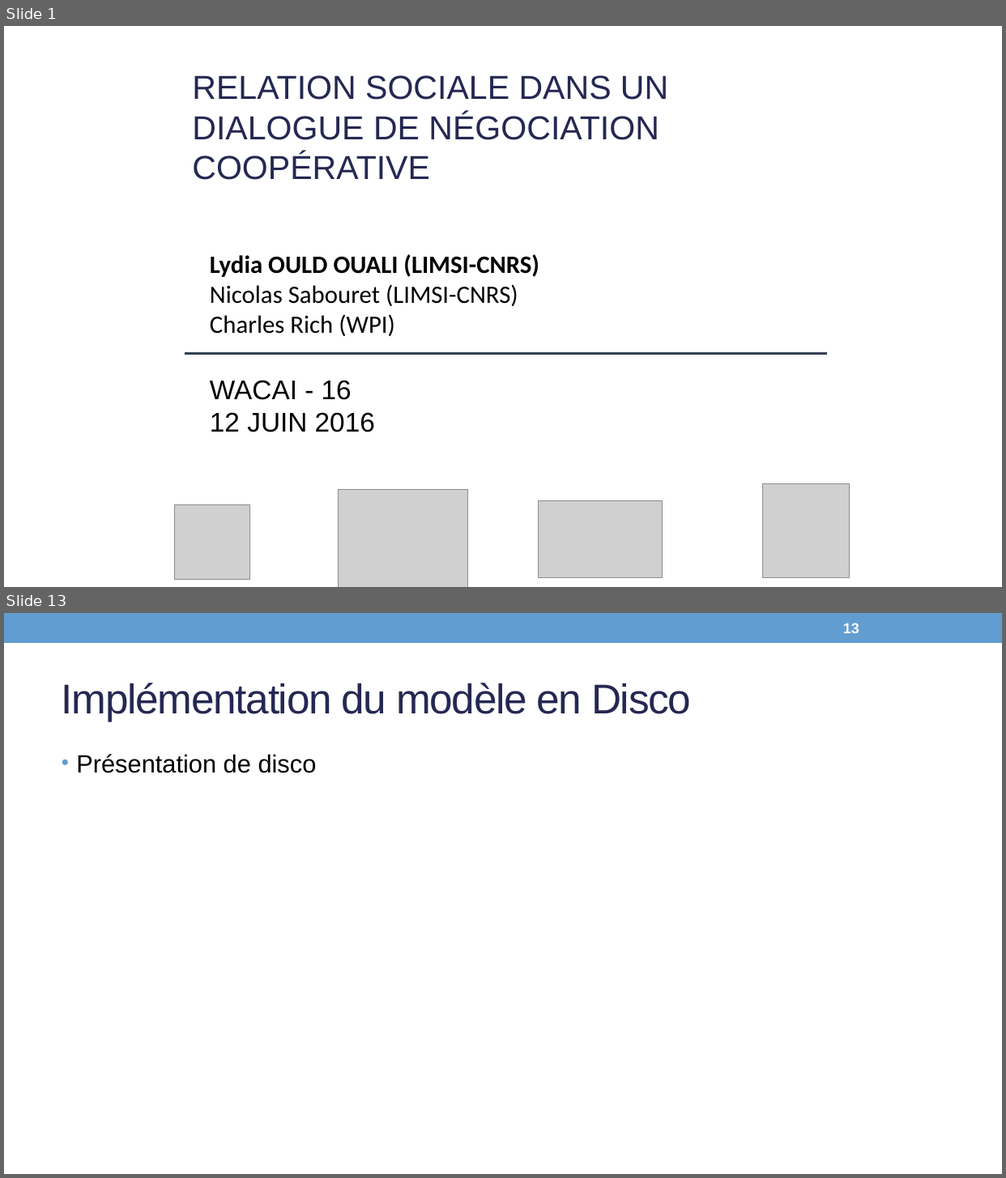
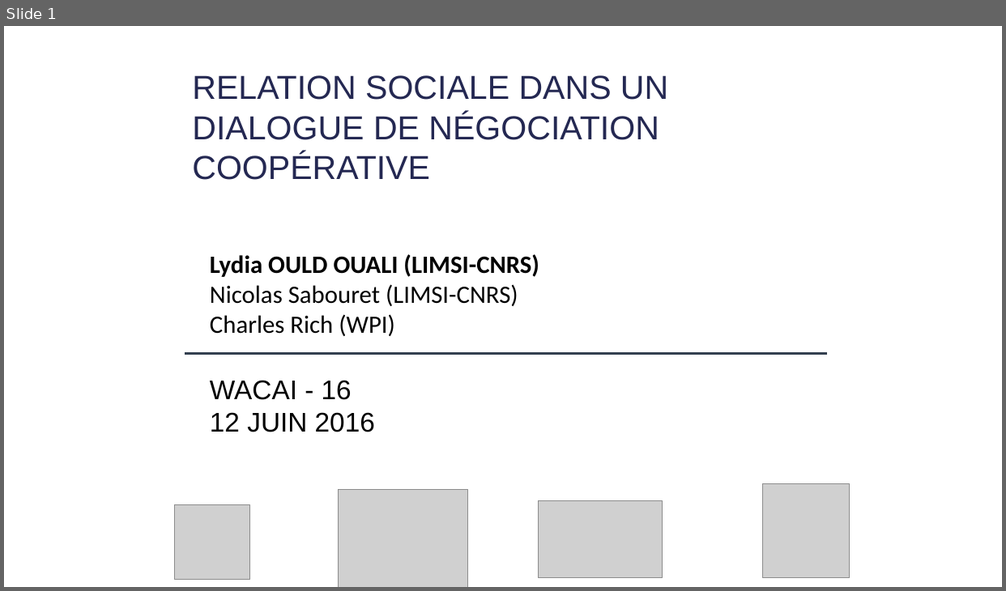
Before and after one commit to Olydia/Discolog, a slide deck: papers/Presentations/WACAI.pptx. Shown one above the other, each under a label of ours: slides 1 and 13 before the commit, slide 1 after it; the slides between them are not shown. The pictures are 1006x1178 and 1006x591 pixels, drawn with LibreOffice and Linux fonts; fonts in the diff are those of the drawing; grey boxes stand for pictures. Boxes give left, top, right and bottom in pixels: in the first picture for what was removed or moved away, otherwise in the second. Text is boxed around its words. In the diff, an @@ line names an element or a change of style, - is before the commit and + after.

```diff
--- a/papers/Presentations/WACAI.pptx
+++ b/papers/Presentations/WACAI.pptx
@@ slide 13 removed at (4,613,1002,1174), background #FFFFFF @@
@@ rectangle removed at (4,613,1002,643) @@
@@ page number removed at (843,623,859,633) @@
-13
@@ title removed at (62,683,691,722) @@
-Implémentation du modèle en Disco
@@ text removed at (76,754,317,773) @@
-• Présentation de disco
```
Also in this commit, not shown: 9 slides changed, 7 slides added, 2 other slides removed, 1 other file.
